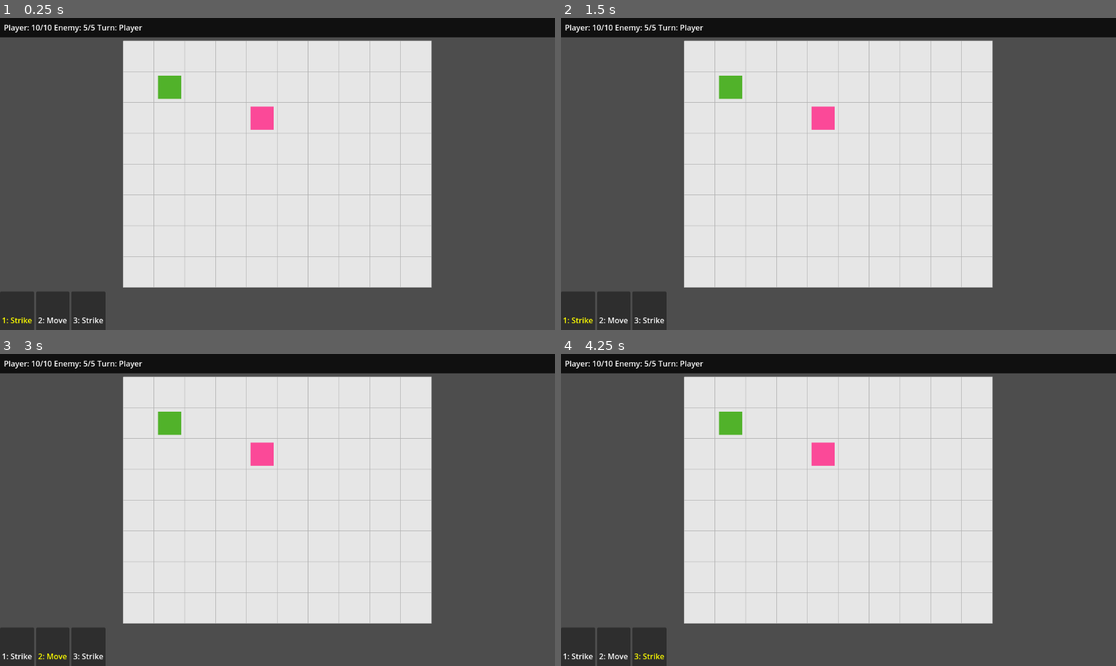
Above: before the commit, frames 1-4 (two rows, left to right).
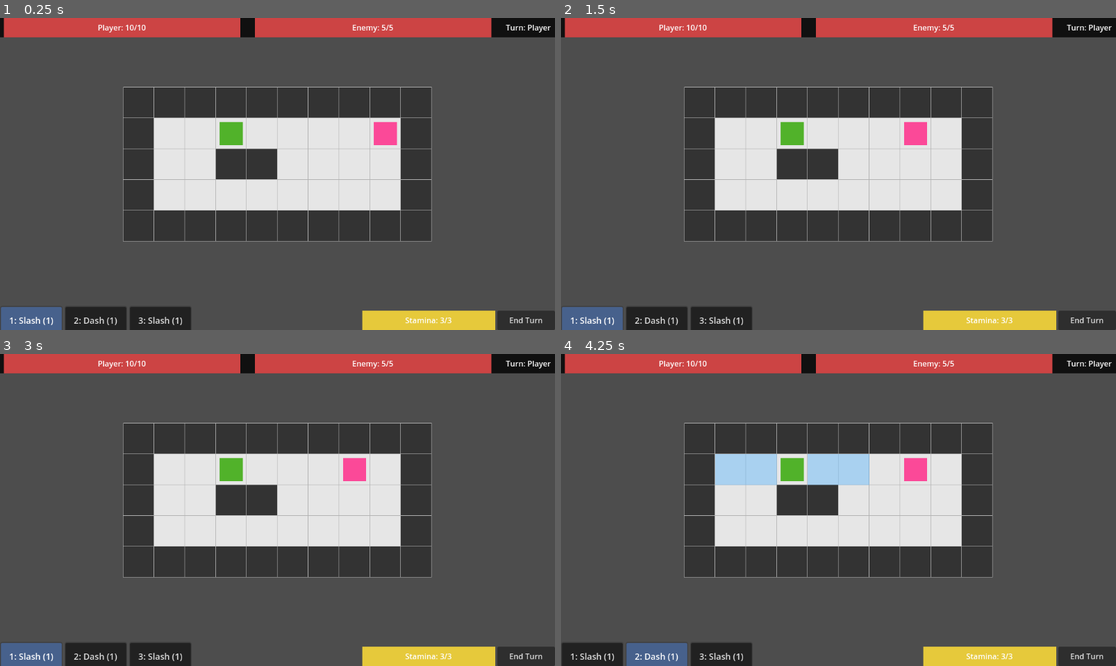
Above: after the commit, the same moments.

Repository: Selliott452/gridfall
Game: Godot game, scene res://scenes/Board.tscn
Two runs of this game, one before a commit and one after it. Both use one fixed random seed, a clock stepped at 60 frames per second and the inputs below.
Inputs (mouse positions are in pixels of both pictures, inside the frame that each line leads up to):
- Up to frame 1 (0.25 s): no input
- Up to frame 2 (1.5 s): click (1088, 320) at 0.5 s, where only the run after the commit has a clickable "End Turn"; click (577, 320) at 1.25 s, where only the run before the commit has a clickable "1: Strike"
- Up to frame 3 (3 s): click (33, 656) at 2 s, where only the run after the commit has a clickable "1: Slash (1)"; click (55, 656) at 2.75 s, where only the run before the commit has a clickable "2: Move"
- Up to frame 4 (4.25 s): click (655, 656) at 3.5 s, where only the run after the commit has a clickable "2: Dash (1)"

The runs differ from the first frame. In frame 1, 44% of the frame differs, in the area x 0-100%, y 0-100%; in frame 2, 44%; in frame 3, 44%; in frame 4, 45%.

Commit message:
POC - Add custom level definitions, walls to levels, clean up UI, add stamina cost to cards, support highlighting of valid action tiles, support movement > 1

Diff:
--- a/core/CardSystem.gd
+++ b/core/CardSystem.gd
@@ -1,11 +1,19 @@
 extends Node
 class_name CardSystem
+
+signal active_card_changed(card: CardAction)
 
 var board: Board
 @onready var hand_ui: HandUI = $"../UI/RootUI/CardBar"
 
 func _ready() -> void:
 	board = get_parent() as Board
+	hand_ui = $"../UI/RootUI/CardBar"
+	if hand_ui != null:
+		hand_ui.active_slot_changed.connect(_on_hand_active_slot_changed)
+
+func _on_hand_active_slot_changed() -> void:
+	active_card_changed.emit(get_active_card())
 
 func set_starting_hand(cards: Array[CardAction]) -> void:
 	hand_ui.set_hand(cards)
--- a/core/CombatSystem.gd
+++ b/core/CombatSystem.gd
@@ -39,7 +39,13 @@
 	print(attacker.name, " attacks ", target_unit.name)
 
 	target_unit.take_damage(attacker.attack_damage)
-	board.hud.update(board.player, board.enemy, board.turn_manager.current_turn)
+	board.hud.update(
+		board.player,
+		board.enemy,
+		 board.turn_manager.current_turn,
+		 board.turn_manager.current_stamina,
+		 board.turn_manager.max_stamina
+		)
 
 	# if the unit died and removed itself, clean up
 	if not is_instance_valid(target_unit) or not target_unit.is_inside_tree():
--- a/core/MovementSystem.gd
+++ b/core/MovementSystem.gd
@@ -18,10 +18,47 @@
 	if unit_manager.get_unit_at(target_cell) != null:
 		return false
 
-	var delta := target_cell - unit.grid_position
-	var manhattan_distance = abs(delta.x) + abs(delta.y)
-	if manhattan_distance != 1:
+	# wall check
+	if grid.is_wall(target_cell):
 		return false
+
+	# No distance checks here - callers will decide rules
+	return true
+
+func is_path_clear(unit: Unit, target_cell: Vector2i, max_steps: int) -> bool:
+	var grid := board.grid
+	var unit_manager := board.unit_manager
+
+	var start = unit.grid_position
+	var delta = target_cell - start
+	var distance = abs(delta.x) + abs(delta.y)
+
+	if distance <= 0 or distance > max_steps:
+		return false
+
+	# for now only straight lines
+	var dir := Vector2i.ZERO
+	if delta.x != 0 and delta.y == 0:
+		dir = Vector2i(sign(delta.x), 0)
+	elif delta.y != 0 and delta.x == 0:
+		dir = Vector2i(0, sign(delta.y))
+	else:
+		return false
+
+	var current = start
+
+	for i in range(distance):
+		current += dir
+
+		if not grid.is_in_bounds(current):
+			return false
+
+		if grid.is_wall(current):
+			return false
+
+		var occupant := unit_manager.get_unit_at(current)
+		if occupant != null and occupant != unit:
+			return false
 
 	return true
 
--- a/core/TurnManager.gd
+++ b/core/TurnManager.gd
@@ -2,6 +2,9 @@
 class_name TurnManager
 
 enum TurnState { PLAYER, ENEMY }
+
+@export var max_stamina: int = 3
+var current_stamina: int = 0
 
 var current_turn: TurnState = TurnState.PLAYER
 var player_action_used: bool = false
@@ -13,12 +16,16 @@
 
 func start_player_turn() -> void:
 	current_turn = TurnState.PLAYER
-	player_action_used = false
-	board.hud.update(board.player, board.enemy, current_turn)
+	current_stamina = max_stamina
+	board.hud.set_end_turn_enabled(true)
+	board.hud.update(board.player, board.enemy, current_turn, current_stamina, max_stamina)
+	board.update_tile_highlighting()
 
 func end_player_turn() -> void:
 	current_turn = TurnState.ENEMY
-	board.hud.update(board.player, board.enemy, current_turn)
+	board.hud.set_end_turn_enabled(false)
+	board.hud.update(board.player, board.enemy, current_turn, current_stamina, max_stamina)
+	board.grid.clear_highlight_cells()
 	enemy_take_turn()
 
 func enemy_take_turn() -> void:
--- a/core/board.gd
+++ b/core/board.gd
@@ -13,20 +13,36 @@
 @onready var player: Unit = $Units/Player
 @onready var enemy: Enemy = $Units/Enemy
 
+@export var level_index: int = 0
+
 var strike_card: CardAction = preload("res://data/cards/Strike.tres")
 var move_card: MoveCardAction = preload("res://data/cards/Move.tres")
 
 # Called when the node enters the scene tree for the first time.
 func _ready() -> void:
+	hud.end_turn_pressed.connect(_on_end_turn_pressed)
+
+	# load level data
+	var level: Dictionary = Levels.get_level(level_index)
+	grid.grid_size = level["grid_size"]
+	grid.set_walls(level["walls"])
+	grid.rebuild()
+
+
 	# Place player on start cell
-	var start_cell: Vector2i = Vector2i(1,1)
+	var start_cell: Vector2i = level["player_start"]
 	unit_manager.register_unit(player, start_cell)
+	player.grid_position = start_cell
 	player.position = grid.cell_to_world(start_cell)
 
 	# Place enemy on start cell
-	var enemy_cell: Vector2i = Vector2i(4, 2)
-	unit_manager.register_unit(enemy, enemy_cell)
-	enemy.position = grid.cell_to_world(enemy_cell)
+	var enemy_cell: Vector2i = start_cell + Vector2i(2, 0)
+	var enemy_starts: Array[Vector2i] = level["enemy_starts"]
+	if enemy_starts.size() > 0:
+		enemy_cell = enemy_starts[0]
+		unit_manager.register_unit(enemy, enemy_cell)
+		enemy.grid_position = enemy_cell
+		enemy.position = grid.cell_to_world(enemy_cell)
 
 	print("Units Registered")
 
@@ -39,7 +55,22 @@
 
 	turn_manager.start_player_turn()
 
+	card_system.active_card_changed.connect(_on_active_card_changed)
+
+	update_tile_highlighting()
+
 	queue_redraw()
+
+func _on_active_card_changed(card: CardAction) -> void:
+	update_tile_highlighting()
+
+func _on_end_turn_pressed() -> void:
+	# Only react on player's turn
+	if turn_manager.current_turn != TurnManager.TurnState.PLAYER:
+		return
+
+	print("End Turn button pressed.")
+	turn_manager.end_player_turn()
 
 func _unhandled_input(event: InputEvent) -> void:
 
@@ -72,11 +103,90 @@
 		queue_redraw()
 
 		var card = card_system.get_active_card()
+
 		if card == null:
 			print("No active card.")
 			return
 
+		if card.cost > turn_manager.current_stamina:
+			print("not enough stamina to play ", card.name)
+			return
+
 		print("left-clicked call: ", cell, " with card: ", card.name)
-		card.play(self, player, cell)
+		var success := card.play(self, player, cell)
 
-		turn_manager.end_player_turn()
+		if not success:
+			return
+
+		turn_manager.current_stamina -= card.cost
+
+		hud.update(player, enemy, turn_manager.current_turn, turn_manager.current_stamina, turn_manager.max_stamina)
+		update_tile_highlighting()
+
+func update_tile_highlighting() -> void:
+	var card := card_system.get_active_card()
+
+	# No card or not turn don't highlight
+	if card == null or turn_manager.current_turn != TurnManager.TurnState.PLAYER:
+		grid.clear_highlight_cells()
+		return
+
+	# can't afford card don't highlight
+	if card.cost > turn_manager.current_stamina:
+		grid.clear_highlight_cells()
+		return
+
+	# No card selectd or not players turn = no highlights
+	if card == null or turn_manager.current_turn != TurnManager.TurnState.PLAYER:
+		grid.clear_highlight_cells()
+		return
+
+	var cells: Array[Vector2i] = []
+
+	match card.card_type:
+	# Movement card: show empty cells within range
+		CardAction.CardType.MOVE:
+			var origin := player.grid_position
+			var max_range = card.max_range
+
+			for x in range(grid.grid_size.x):
+				for y in range(grid.grid_size.y):
+					var cell := Vector2i(x,y)
+					var dist = abs(cell.x - origin.x) + abs(cell.y - origin.y)
+					if dist == 0 or dist > max_range:
+						continue
+					if not grid.is_in_bounds(cell):
+						continue
+					if grid.is_wall(cell):
+						continue
+					if unit_manager.get_unit_at(cell) != null:
+						continue
+					if not movement.is_path_clear(player, cell, max_range):
+						continue
+					cells.append(cell)
+
+			grid.set_highlight_cells(cells, Color(0.3, 0.7, 1.0, 0.4))
+
+		CardAction.CardType.ATTACK:
+			# Assume attack for now highlight enemy tiles in range
+			var origin := player.grid_position
+			var max_range := player.attack_range
+
+			for x in range(grid.grid_size.x):
+				for y in range(grid.grid_size.y):
+					var cell := Vector2i(x,y)
+					var dist = abs(cell.x - origin.x) + abs(cell.y - origin.y)
+					if dist == 0 or dist > max_range:
+						continue
+
+					var unit = unit_manager.get_unit_at(cell)
+					if unit == null or unit == player:
+						continue
+
+					cells.append(cell)
+
+			grid.set_highlight_cells(cells, Color(1.0, 0.3, 0.3, 0.4))
+
+		_:
+			# Other card types: no highlight for now
+			grid.clear_highlight_cells()
--- a/core/enemy.gd
+++ b/core/enemy.gd
@@ -23,7 +23,13 @@
 		player.take_damage(attack_damage)
 
 		# Update HUD
-		board.hud.update(player, board.enemy, board.turn_manager.current_turn)
+		board.hud.update(
+			player,
+			board.enemy,
+			board.turn_manager.current_turn,
+			board.turn_manager.current_stamina,
+			board.turn_manager.max_stamina
+			)
 
 		return
 
--- a/core/grid.gd
+++ b/core/grid.gd
@@ -10,7 +10,16 @@
 var grid_origin: Vector2 = Vector2.ZERO
 var selected_cell: Vector2i = Vector2i(-1,-1)
 
+var highlighted_cells: Array[Vector2i] = []
+var highlighted_color: Color = Color(0, 0, 0, 0)
+
+var wall_cells: Array[Vector2i] = []
+
 func _ready() -> void:
+	_compute_grid_origin()
+	queue_redraw()
+
+func rebuild() -> void:
 	_compute_grid_origin()
 	queue_redraw()
 
@@ -49,8 +58,24 @@
 		cell.y < grid_size.y
 	)
 
+func set_walls(cells: Array[Vector2i]) -> void:
+	wall_cells = cells.duplicate()
+	queue_redraw()
+
+func is_wall(cell: Vector2i) -> bool:
+	return wall_cells.has(cell)
+
 func set_selected_cell(cell: Vector2i) -> void:
 	selected_cell = cell
+	queue_redraw()
+
+func set_highlight_cells(cells: Array[Vector2i], color: Color) -> void:
+	highlighted_cells = cells.duplicate()
+	highlighted_color = color
+	queue_redraw()
+
+func clear_highlight_cells() -> void:
+	highlighted_cells.clear()
 	queue_redraw()
 
 func _draw() -> void:
@@ -61,12 +86,23 @@
 			var top_left := cell_to_world(cell)
 			var rect := Rect2(top_left, tile_size)
 
+			var base_color := Color(0.9,0.9,0.9,1.0)
+			if is_wall(cell):
+				base_color = Color(0.2, 0.2, 0.2, 1.0)
+
 			#fill
-			draw_rect(rect, Color(0.9,0.9,0.9,1.0), true)
+			draw_rect(rect, base_color, true)
 			#border
 			draw_rect(rect, Color(0.7,0.7,0.7,1.0), false)
 
-	if is_in_bounds(selected_cell):
+	# Highlight all valid target cells
+	for cell in highlighted_cells:
+		if is_in_bounds(cell) and not is_wall(cell):
+			var top_left := cell_to_world(cell)
+			var rect := Rect2(top_left, tile_size)
+			draw_rect(rect, highlighted_color, true)
+
+	if is_in_bounds(selected_cell) and not is_wall(selected_cell):
 		var top_left := cell_to_world(selected_cell)
 		var highlight_rect := Rect2(top_left, tile_size)
 
--- a/data/cards/CardAction.gd
+++ b/data/cards/CardAction.gd
@@ -1,5 +1,7 @@
 extends Resource
 class_name CardAction
+
+enum CardType { ATTACK, MOVE, OTHER }
 
 @export var name: String = "Unnamed Card"
 @export var description: String = ""
@@ -9,11 +11,15 @@
 @export var range: int = 1
 @export var damage: int = 3
 
-func play(board: Node, caster: Unit, target_cell: Vector2i) -> void:
+@export var card_type: CardType = CardType.ATTACK
+
+
+func play(board: Node, caster: Unit, target_cell: Vector2i) -> bool:
 	# Assume it's an attack card and use the board logic
 	if not board.combat.can_attack_tile(caster, target_cell):
 		print(name, " cannot be played on ", target_cell)
-		return
+		return false
 
 	print("Playing card: ", name, " on ", target_cell)
 	board.combat.attack_tile(caster, target_cell)
+	return true
--- a/data/cards/Move.tres
+++ b/data/cards/Move.tres
@@ -4,7 +4,8 @@
 
 [resource]
 script = ExtResource("1_8m1uw")
-name = "Move"
-description = "Move up to 2 tiles."
+name = "Dash"
+description = "Move up to 2 tiles in a straight line."
 range = 2
+damage = 0
 metadata/_custom_type_script = "uid://djguan4xbxwk1"
--- a/data/cards/MoveCardAction.gd
+++ b/data/cards/MoveCardAction.gd
@@ -3,17 +3,21 @@
 
 @export var max_range: int = 2
 
-func play(board: Node, caster: Unit, target_cell: Vector2i) -> void:
+func _init() -> void:
+	card_type = CardType.MOVE
+
+func play(board: Node, caster: Unit, target_cell: Vector2i) -> bool:
 	var delta := target_cell - caster.grid_position
 	var manhattan_distance = abs(delta.x) + abs(delta.y)
 
-	if manhattan_distance > max_range:
-		print(name, " cannot move that far: ", manhattan_distance, " > ", max_range)
-		return
+	if manhattan_distance <= 0 or manhattan_distance > max_range:
+		print(name, "cannot move that far:", manhattan_distance, ">", max_range)
+		return false
 
-	if not board.movement.can_move(caster, target_cell):
-		print(name, " cannot move to ", target_cell)
-		return
+	if not board.movement.is_path_clear(caster, target_cell, max_range):
+		print(name, "path blocked to", target_cell)
+		return false
 
-	print("Playing card: ", name, "moving to ", target_cell)
+	print("Playing card:", name, "moving to", target_cell)
 	board.movement.move_unit(caster, target_cell)
+	return true
--- a/data/cards/Strike.tres
+++ b/data/cards/Strike.tres
@@ -1,9 +1,9 @@
-[gd_resource type="Resource" load_steps=2 format=3 uid="uid://c2mdxtqvdnqd0"]
+[gd_resource type="Resource" script_class="CardAction" load_steps=2 format=3 uid="uid://c2mdxtqvdnqd0"]
 
 [ext_resource type="Script" uid="uid://bfk3f1fv02h5p" path="res://data/cards/CardAction.gd" id="1_4rcyi"]
 
 [resource]
 script = ExtResource("1_4rcyi")
-name = "Strike"
-description = "Deal damage to a unit in range 1."
+name = "Slash"
+description = "Deal 3 damage to an adjacent enemy."
 metadata/_custom_type_script = "uid://bfk3f1fv02h5p"
--- /dev/null
+++ b/data/levels.gd
@@ -0,0 +1,60 @@
+extends Node
+class_name Levels
+
+# Each string row is a row of the map.
+# Legend:
+#  # = wall
+#  . = floor
+#  P = player start
+#  E = enemy start
+#    = treated as wall/outside
+
+const LEVELS := [
+	[   # Level 0 - simple arena with a pillar
+		"##########",
+		"#..P....E#",
+		"#..##....#",
+		"#........#",
+		"##########",
+	],
+	[   # Level 1 - narrow corridor
+		"########",
+		"#P....E#",
+		"####..##",
+		"#......#",
+		"########",
+	],
+]
+
+static func get_level(index: int) -> Dictionary:
+	var map_rows = LEVELS[index]
+	var height = map_rows.size()
+	var width = map_rows[0].length()
+
+	var walls: Array[Vector2i] = []
+	var player_start := Vector2i.ZERO
+	var enemy_starts: Array[Vector2i] = []
+
+	for y in range(height):
+		var row = map_rows[y]
+		for x in range(width):
+			var c = row[x]
+			var cell := Vector2i(x, y)
+			match c:
+				'#', ' ':
+					walls.append(cell)
+				'P':
+					player_start = cell
+				'E':
+					enemy_starts.append(cell)
+				'.':
+					pass
+				_:
+					pass
+
+	return {
+		"grid_size": Vector2i(width, height),
+		"player_start": player_start,
+		"enemy_starts": enemy_starts,
+		"walls": walls,
+	}
--- a/scenes/Board.tscn
+++ b/scenes/Board.tscn
@@ -13,6 +13,24 @@
 [ext_resource type="Script" uid="uid://nblnxihdasp" path="res://core/CardSystem.gd" id="10_338j4"]
 [ext_resource type="Script" uid="uid://d3k73e6n6w3ee" path="res://core/MovementSystem.gd" id="10_w8n1y"]
 
+[sub_resource type="StyleBoxFlat" id="StyleBoxFlat_338j4"]
+bg_color = Color(0.1882353, 0.1882353, 0.1882353, 1)
+
+[sub_resource type="StyleBoxFlat" id="StyleBoxFlat_25pyh"]
+bg_color = Color(0.8, 0.26666668, 0.26666668, 1)
+
+[sub_resource type="StyleBoxFlat" id="StyleBoxFlat_xxb6b"]
+bg_color = Color(0.1882353, 0.1882353, 0.1882353, 1)
+
+[sub_resource type="StyleBoxFlat" id="StyleBoxFlat_qtc5n"]
+bg_color = Color(0.8, 0.26666668, 0.26666668, 1)
+
+[sub_resource type="StyleBoxFlat" id="StyleBoxFlat_23q4v"]
+bg_color = Color(0.1882353, 0.1882353, 0.1882353, 1)
+
+[sub_resource type="StyleBoxFlat" id="StyleBoxFlat_s421v"]
+bg_color = Color(0.9019608, 0.7882353, 0.23137255, 1)
+
 [node name="Board" type="Node2D"]
 script = ExtResource("1_qails")
 
@@ -96,15 +114,89 @@
 anchor_bottom = 1.0
 offset_left = 8.0
 offset_right = -8.0
-
-[node name="PlayerHPLabel" type="Label" parent="UI/RootUI/TopBar/TopRow"]
-layout_mode = 2
-text = "\"Player: 10/10\""
-
-[node name="EnemyHPLabel" type="Label" parent="UI/RootUI/TopBar/TopRow"]
-layout_mode = 2
-text = "\"Enemy: 5/5"
+theme_override_constants/separation = 30
+
+[node name="PlayerHPBar" type="ProgressBar" parent="UI/RootUI/TopBar/TopRow"]
+layout_mode = 2
+size_flags_horizontal = 3
+size_flags_vertical = 1
+theme_override_styles/background = SubResource("StyleBoxFlat_338j4")
+theme_override_styles/fill = SubResource("StyleBoxFlat_25pyh")
+value = 100.0
+show_percentage = false
+
+[node name="PlayerHPLabel" type="Label" parent="UI/RootUI/TopBar/TopRow/PlayerHPBar"]
+layout_mode = 1
+anchors_preset = 15
+anchor_right = 1.0
+anchor_bottom = 1.0
+grow_horizontal = 2
+grow_vertical = 2
+text = "Player: 10/10
+"
+horizontal_alignment = 1
+vertical_alignment = 1
+
+[node name="EnemyHPBar" type="ProgressBar" parent="UI/RootUI/TopBar/TopRow"]
+layout_mode = 2
+size_flags_horizontal = 3
+size_flags_vertical = 1
+theme_override_styles/background = SubResource("StyleBoxFlat_xxb6b")
+theme_override_styles/fill = SubResource("StyleBoxFlat_qtc5n")
+value = 100.0
+show_percentage = false
+
+[node name="EnemyHPLabel" type="Label" parent="UI/RootUI/TopBar/TopRow/EnemyHPBar"]
+layout_mode = 1
+anchors_preset = 15
+anchor_right = 1.0
+anchor_bottom = 1.0
+grow_horizontal = 2
+grow_vertical = 2
+horizontal_alignment = 1
+vertical_alignment = 1
 
 [node name="TurnLabel" type="Label" parent="UI/RootUI/TopBar/TopRow"]
 layout_mode = 2
 text = "Turn: Player"
+
+[node name="BottomRightUI" type="MarginContainer" parent="UI/RootUI"]
+layout_mode = 1
+anchors_preset = 3
+anchor_left = 1.0
+anchor_top = 1.0
+anchor_right = 1.0
+anchor_bottom = 1.0
+offset_left = -40.0
+offset_top = -40.0
+grow_horizontal = 0
+grow_vertical = 0
+
+[node name="BottomBar" type="HBoxContainer" parent="UI/RootUI/BottomRightUI"]
+custom_minimum_size = Vector2(400, 0)
+layout_mode = 2
+
+[node name="StaminaBar" type="ProgressBar" parent="UI/RootUI/BottomRightUI/BottomBar"]
+layout_mode = 2
+size_flags_horizontal = 3
+size_flags_vertical = 1
+theme_override_styles/background = SubResource("StyleBoxFlat_23q4v")
+theme_override_styles/fill = SubResource("StyleBoxFlat_s421v")
+value = 100.0
+show_percentage = false
+
+[node name="StaminaLabel" type="Label" parent="UI/RootUI/BottomRightUI/BottomBar/StaminaBar"]
+layout_mode = 1
+anchors_preset = 15
+anchor_right = 1.0
+anchor_bottom = 1.0
+grow_horizontal = 2
+grow_vertical = 2
+text = "Stamina: 3/3"
+horizontal_alignment = 1
+vertical_alignment = 1
+
+[node name="EndTurnButton" type="Button" parent="UI/RootUI/BottomRightUI/BottomBar"]
+custom_minimum_size = Vector2(120, 0)
+layout_mode = 2
+text = "End Turn"
--- a/scenes/Hud.gd
+++ b/scenes/Hud.gd
@@ -1,22 +1,53 @@
 extends Control
 class_name Hud
 
-@onready var player_hp_label: Label = $TopRow/PlayerHPLabel
-@onready var enemy_hp_label: Label = $TopRow/EnemyHPLabel
+signal end_turn_pressed
+
+@onready var player_hp_bar: ProgressBar = $TopRow/PlayerHPBar
+@onready var player_hp_label: Label = $TopRow/PlayerHPBar/PlayerHPLabel
+
+@onready var enemy_hp_bar: ProgressBar = $TopRow/EnemyHPBar
+@onready var enemy_hp_label: Label = $TopRow/EnemyHPBar/EnemyHPLabel
+
 @onready var turn_label: Label = $TopRow/TurnLabel
 
-func update(player, enemy, current_turn: int) -> void:
+@onready var stamina_bar: ProgressBar = $"../BottomRightUI/BottomBar/StaminaBar"
+@onready var stamina_label: Label = $"../BottomRightUI/BottomBar/StaminaBar/StaminaLabel"
+@onready var end_turn_button: Button = $"../BottomRightUI/BottomBar/EndTurnButton"
+
+func _ready() -> void:
+	end_turn_button.pressed.connect(_on_end_turn_button_pressed)
+
+func _on_end_turn_button_pressed() -> void:
+	end_turn_pressed.emit()
+
+func set_end_turn_enabled(enabled: bool) -> void:
+	end_turn_button.disabled = not enabled
+
+func update(player, enemy, current_turn: int, current_stamina: int, max_stamina: int) -> void:
 	#player HP
+	var player_ratio := 0.0
 	if player != null and is_instance_valid(player) and player.is_inside_tree():
 		player_hp_label.text = "Player: %d/%d" % [player.current_health, player.max_health]
+		if player.max_health > 0:
+			player_ratio = clamp(float(player.current_health) / float(player.max_health), 0.0, 1.0)
 	else:
 		player_hp_label.text = "Player: DEAD"
+		player_ratio = 0.0
+
+	player_hp_bar.value = player_ratio * 100.0
 
 	#enemy HP
+	var enemy_ratio := 0.0
 	if enemy != null and is_instance_valid(enemy) and enemy.is_inside_tree():
 		enemy_hp_label.text = "Enemy: %d/%d" % [enemy.current_health, enemy.max_health]
+		if enemy.max_health > 0:
+			enemy_ratio = clamp(float(enemy.current_health) / float(enemy.max_health), 0.0, 1.0)
 	else:
 		enemy_hp_label.text = "Enemy: DEAD"
+		enemy_ratio = 0.0
+
+	enemy_hp_bar.value = enemy_ratio * 100.0
 
 	#turn Label
 	match current_turn:
@@ -26,3 +57,12 @@
 			turn_label.text = "Turn: Enemey"
 		_:
 			turn_label.text = "Turn: ?"
+
+	# Stamina
+	var stam_ratio := 0.0
+	if max_stamina > 0:
+		stam_ratio = clamp(float(current_stamina) / float(max_stamina), 0.0, 1.0)
+
+	stamina_label.text = "Stamina: %d/%d" % [current_stamina, max_stamina]
+
+	stamina_bar.value = stam_ratio * 100.0
--- a/ui/HandUI.gd
+++ b/ui/HandUI.gd
@@ -1,10 +1,20 @@
 extends Control
 class_name HandUI
 
+signal active_slot_changed
+
 @onready var card_row: HBoxContainer = $CardRow
+
+var style_normal: StyleBoxFlat
+var style_hover: StyleBoxFlat
+var style_pressed: StyleBoxFlat
+var style_active: StyleBoxFlat
 
 var hand: Array[CardAction] = []
 var active_card_index: int = 0
+
+func _ready() -> void:
+	_create_styles()
 
 func set_hand(cards: Array[CardAction]) -> void:
 	hand = cards.duplicate()
@@ -27,6 +37,7 @@
 	active_card_index = index
 	_print_hand()
 	_refresh_card_ui()
+	active_slot_changed.emit()
 
 func handle_number_key(keycode: int) -> void:
 	match keycode:
@@ -39,9 +50,36 @@
 		_:
 			pass
 
+func _create_styles() -> void:
+	style_normal = StyleBoxFlat.new()
+	style_normal.bg_color = Color(0.13, 0.13, 0.13)
+	style_normal.border_color = Color(0.25, 0.25, 0.25)
+	style_normal.set_border_width_all(2)
+	style_normal.set_corner_radius_all(4)
+	style_normal.set_content_margin_all(6)
+
+	style_hover = style_normal.duplicate()
+	style_hover.bg_color = Color(0.18, 0.18, 0.18)
+
+	style_pressed = style_normal.duplicate()
+	style_pressed.bg_color = Color(0.10, 0.10, 0.10)
+
+	style_active = style_normal.duplicate()
+	style_active.bg_color = Color(0.28, 0.38, 0.55)
+
 func _clear_card_row() -> void:
 	for child in card_row.get_children():
 		child.queue_free()
+
+func _highlight_active_card() -> void:
+	for i in range(card_row.get_children().size()):
+		var btn = card_row.get_child(i)
+		if i == active_card_index:
+			btn.add_theme_stylebox_override("normal", style_active)
+			btn.add_theme_color_override("font_color", Color.WHITE)
+		else:
+			btn.add_theme_stylebox_override("normal", style_normal)
+			btn.remove_theme_color_override("font_color")
 
 func _refresh_card_ui() -> void:
 	_clear_card_row()
@@ -49,14 +87,36 @@
 	for i in range(hand.size()):
 		var card: CardAction = hand[i]
 		var button := Button.new()
-		button.text = "%d: %s" % [i + 1, card.name]
+
+		button.add_theme_stylebox_override("normal", style_normal)
+		button.add_theme_stylebox_override("hover", style_hover)
+		button.add_theme_stylebox_override("pressed", style_pressed)
+
+		button.add_theme_font_size_override("font_size", 18)
+		button.add_theme_constant_override("hseparation", 10)
+
+		# Sizing hints
+		button.custom_minimum_size = Vector2(130, 60)
+		button.size_flags_horizontal = Control.SIZE_SHRINK_CENTER
+		button.size_flags_vertical = Control.SIZE_SHRINK_CENTER
+		button.text = "%d: %s (%d)" % [i + 1, card.name, card.cost]
+		# Tooltip shows what the card does
+		button.tooltip_text = card.description
+		button.disabled = false
 
 		# Highlight active card
 		if i == active_card_index:
-			button.add_theme_color_override("font_color", Color(1,1,0))
-			button.add_theme_color_override("font_color_hover", Color(1,1,0))
+			# Use the active style for all states
+			button.add_theme_stylebox_override("normal", style_active)
+			button.add_theme_stylebox_override("hover", style_active)
+			button.add_theme_stylebox_override("pressed", style_active)
+			button.add_theme_color_override("font_color", Color.WHITE)
 		else:
-			button.add_theme_color_override("font_color", Color(1,1,1))
+			# Use normal set for non-active cards
+			button.add_theme_stylebox_override("normal", style_normal)
+			button.add_theme_stylebox_override("hover", style_hover)
+			button.add_theme_stylebox_override("pressed", style_pressed)
+			button.remove_theme_color_override("font_color")
 
 		var idx := i
 		button.pressed.connect(
Not shown, added: data/levels.gd.uid
Not shown: 1 places in scenes/Board.tscn that only renumber resources
